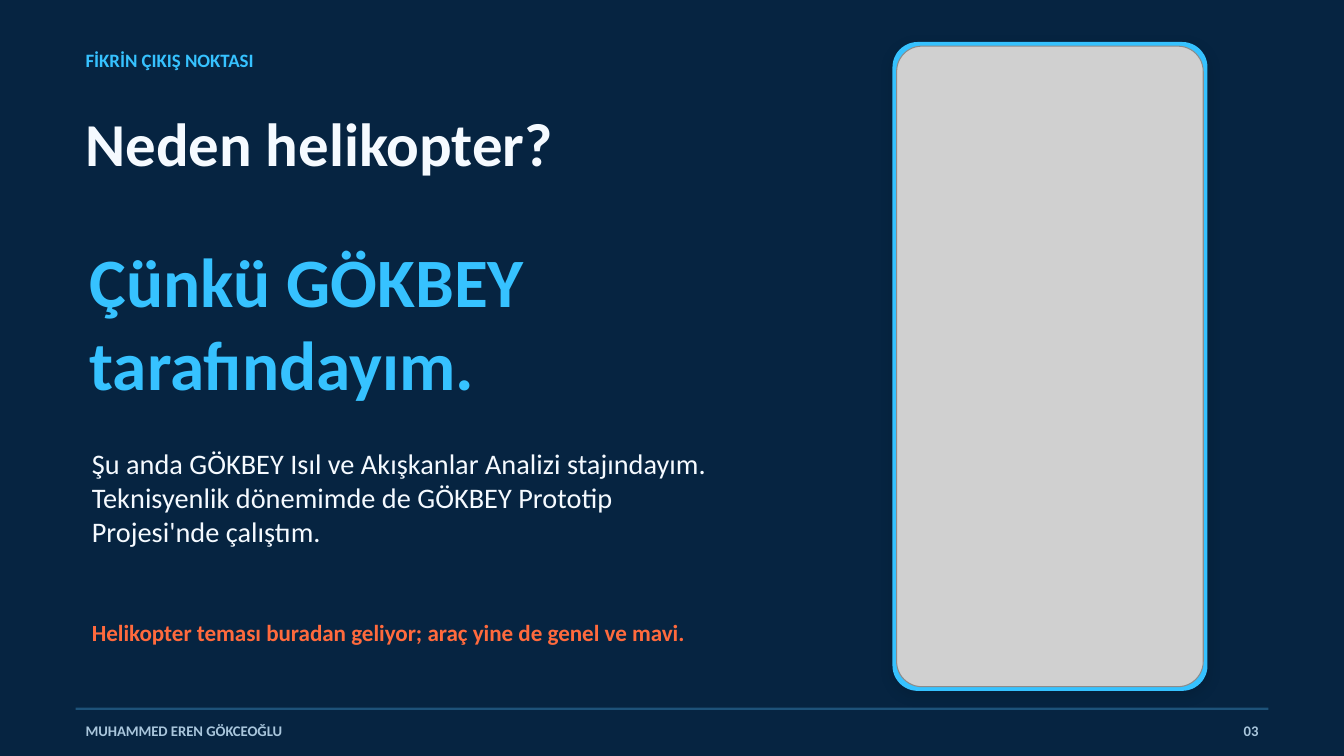
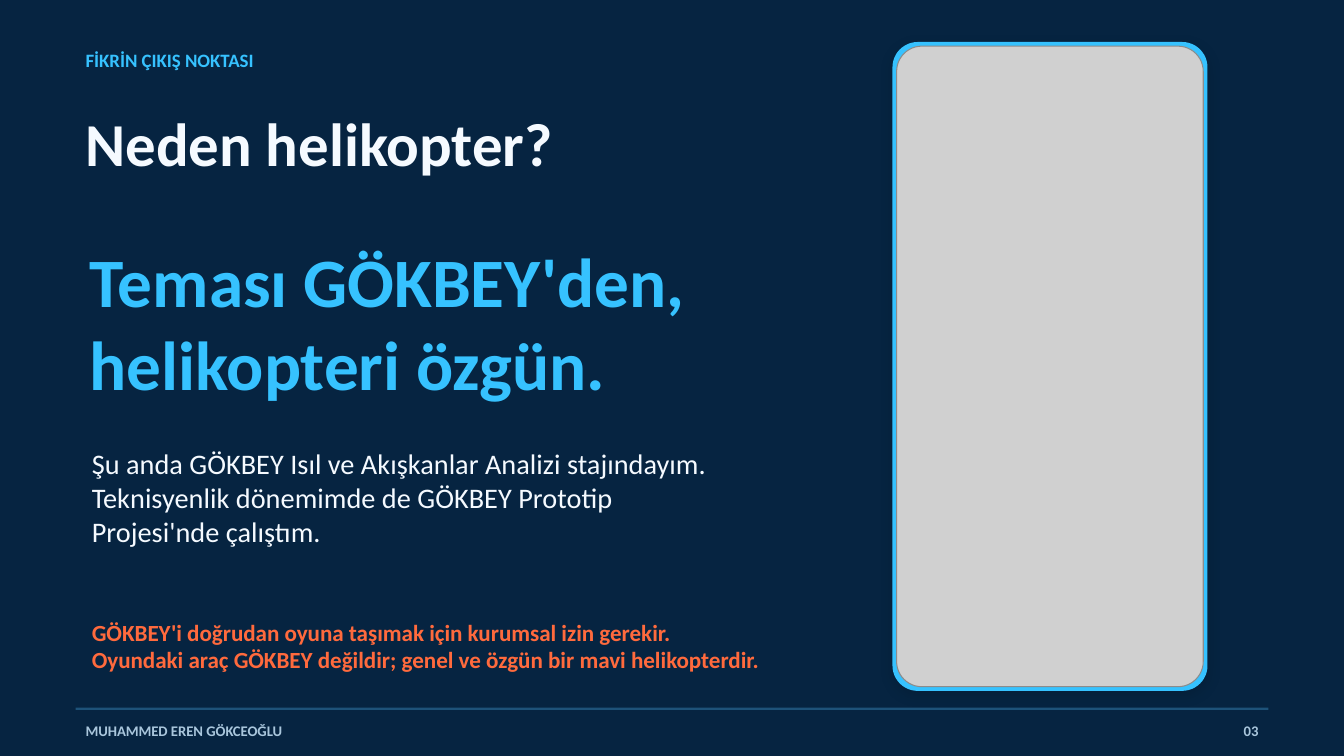
Before and after one commit to muhammederengokceogludarussi-ux/volitan-labs-website, a slide deck: slide 3 of public/presentations/Blue_Rescue_SKY_Olimpiyatlari_Sunumu.pptx. Drawn at 1344x756 pixels with LibreOffice and Linux fonts; fonts in the diff are those of the drawing; grey boxes stand for pictures. Boxes give left, top, right and bottom in pixels: in the first picture for what was removed or moved away, otherwise in the second. Text is boxed around its words. In the diff, an @@ line names an element or a change of style, - is before the commit and + after.

```diff
--- a/public/presentations/Blue_Rescue_SKY_Olimpiyatlari_Sunumu.pptx
+++ b/public/presentations/Blue_Rescue_SKY_Olimpiyatlari_Sunumu.pptx
@@ text at (x1=90, y1=250, x2=685, y2=402): text changed @@
-Çünkü GÖKBEY
-tarafındayım.
+Teması GÖKBEY'den,
+helikopteri özgün.
@@ text at (x1=92, y1=622, x2=759, y2=672): text changed @@
-Helikopter teması buradan geliyor; araç yine de genel ve mavi.
+GÖKBEY'i doğrudan oyuna taşımak için kurumsal izin gerekir. Oyundaki araç GÖKBEY değildir; genel ve özgün bir mavi helikopterdir.
```
Also in this commit, not shown: 3 other slides changed, 1 slide added, 4 other files.
